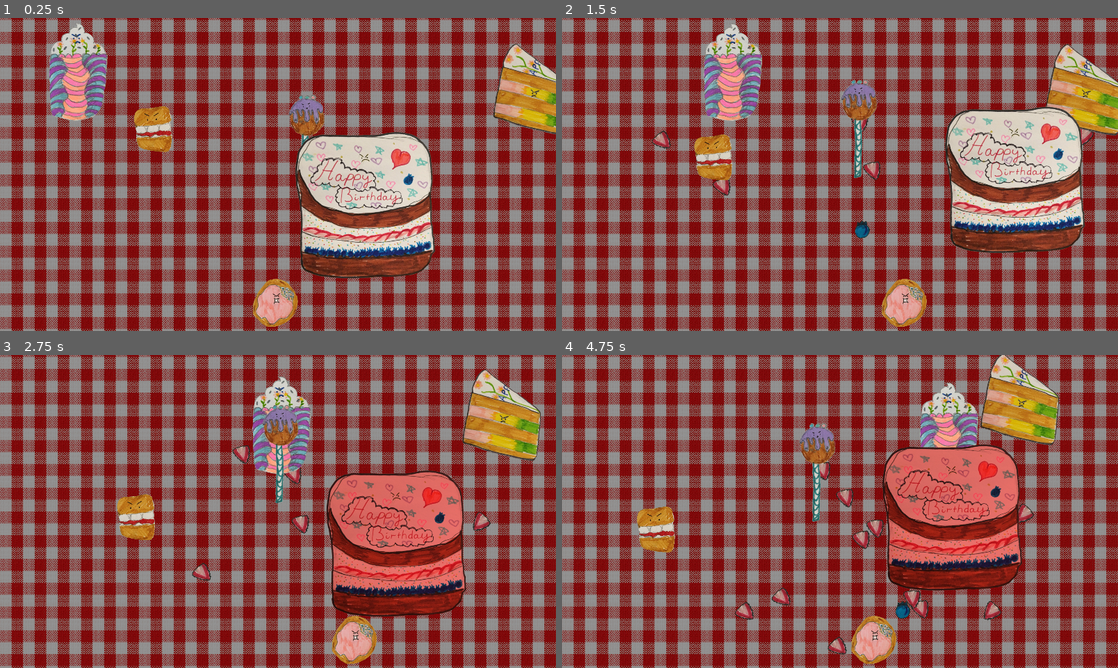
Above: before the commit, frames 1-4 (two rows, left to right).
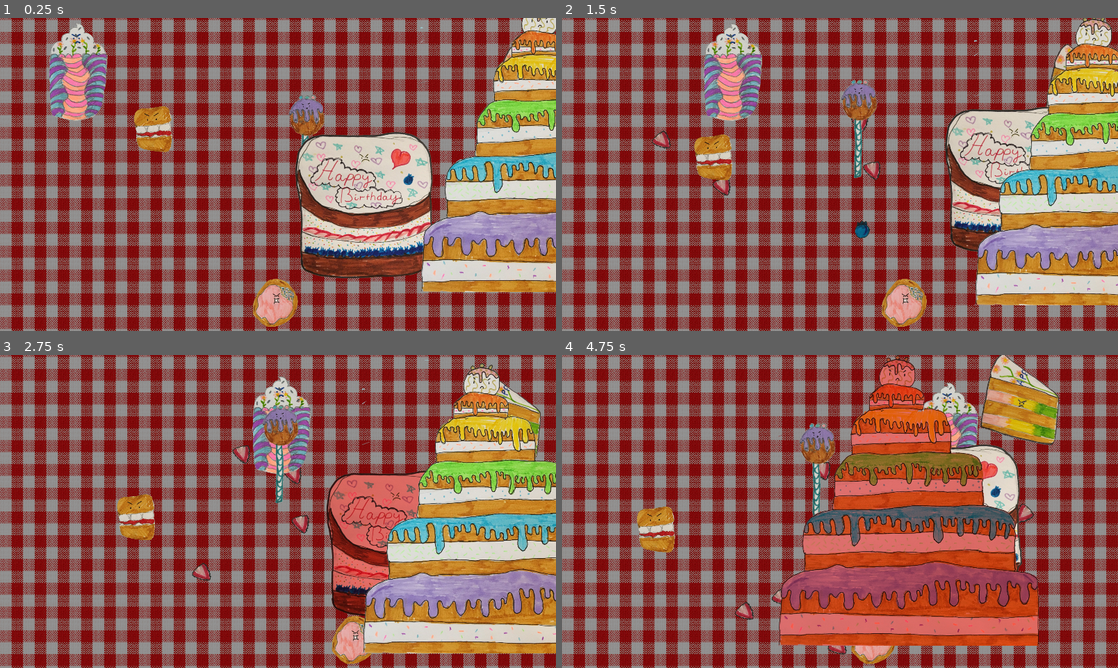
Above: after the commit, the same moments.

Repository: sdt/cake-invaders
Game: Godot game, scene res://Game.tscn
Two runs of this game, one before a commit and one after it. Both use one fixed random seed, a clock stepped at 60 frames per second and the inputs below.
Inputs:
- Up to frame 1 (0.25 s): no input
- Up to frame 2 (1.5 s): hold Right 0.53-1.28 s; tap Space at 0.77 s; hold Left from 1.28 s (still down)
- Up to frame 3 (2.75 s): tap Space at 1.52 s; release Left at 2.03 s; hold Right from 2.03 s (still down)
- Up to frame 4 (4.75 s): tap Space at 3.02, 3.77, 4.52 s; release Right at 3.53 s; hold Left from 3.53 s (still down)

The runs differ from the first frame. In frame 1, 14% of the frame differs, in the area x 75-100%, y 0-88%; in frame 2, 15%; in frame 3, 22%; in frame 4, 27%, in the area x 38-86%, y 0-93%.

Commit message:
Add DeathCake!

Diff:
--- /dev/null
+++ b/DeathCake.tscn
@@ -0,0 +1,15 @@
+[gd_scene load_steps=3 format=2]
+
+[ext_resource path="res://BIGCAKE.png" type="Texture" id=1]
+[ext_resource path="res://Enemy.gd" type="Script" id=2]
+
+[node name="DeathCake" type="Sprite"]
+texture = ExtResource( 1 )
+script = ExtResource( 2 )
+
+[node name="Area2D" type="Area2D" parent="."]
+collision_layer = 4
+collision_mask = 2
+
+[node name="CollisionPolygon2D" type="CollisionPolygon2D" parent="Area2D"]
+polygon = PoolVector2Array( -458.01, 502.514, -448.666, 304.424, -372.047, 248.361, -368.309, 93.2527, -274.871, 27.8458, -269.264, -86.1493, -207.595, -157.163, -215.07, -252.47, -149.663, -310.402, -151.532, -351.515, -110.419, -387.021, -106.681, -461.772, -71.1747, -471.116, 1.7074, -465.51, 14.7888, -388.89, 44.6891, -362.727, 57.7705, -310.402, 110.096, -310.402, 145.603, -159.031, 227.829, -153.425, 259.598, 20.3707, 293.236, 29.7145, 364.249, 67.09, 369.855, 153.053, 371.724, 250.229, 427.787, 259.573, 446.475, 513.726 )
--- a/Game.tscn
+++ b/Game.tscn
@@ -10,7 +10,8 @@
 [ext_resource path="res://SpicedScone.tscn" type="PackedScene" id=8]
 [ext_resource path="res://CakeSlice.tscn" type="PackedScene" id=9]
 [ext_resource path="res://BigCake.tscn" type="PackedScene" id=10]
-[ext_resource path="res://Tablecloth.png" type="Texture" id=11]
+[ext_resource path="res://DeathCake.tscn" type="PackedScene" id=11]
+[ext_resource path="res://Tablecloth.png" type="Texture" id=12]
 
 [sub_resource type="CircleShape2D" id=1]
 
@@ -80,8 +81,14 @@
 horizontalSpeed = 15.0
 verticalSpeed = 20.0
 
+[node name="DeathCake" parent="Level" instance=ExtResource( 11 )]
+position = Vector2( 960, 472.799 )
+
+[node name="EnemyBehaviourSinus" type="Node2D" parent="Level/DeathCake"]
+script = ExtResource( 6 )
+
 [node name="Background" type="Sprite" parent="."]
 modulate = Color( 0.588235, 0.588235, 0.588235, 1 )
 z_index = -10
-texture = ExtResource( 11 )
+texture = ExtResource( 12 )
 centered = false
Not shown: 1 places in Game.tscn that only renumber resources
